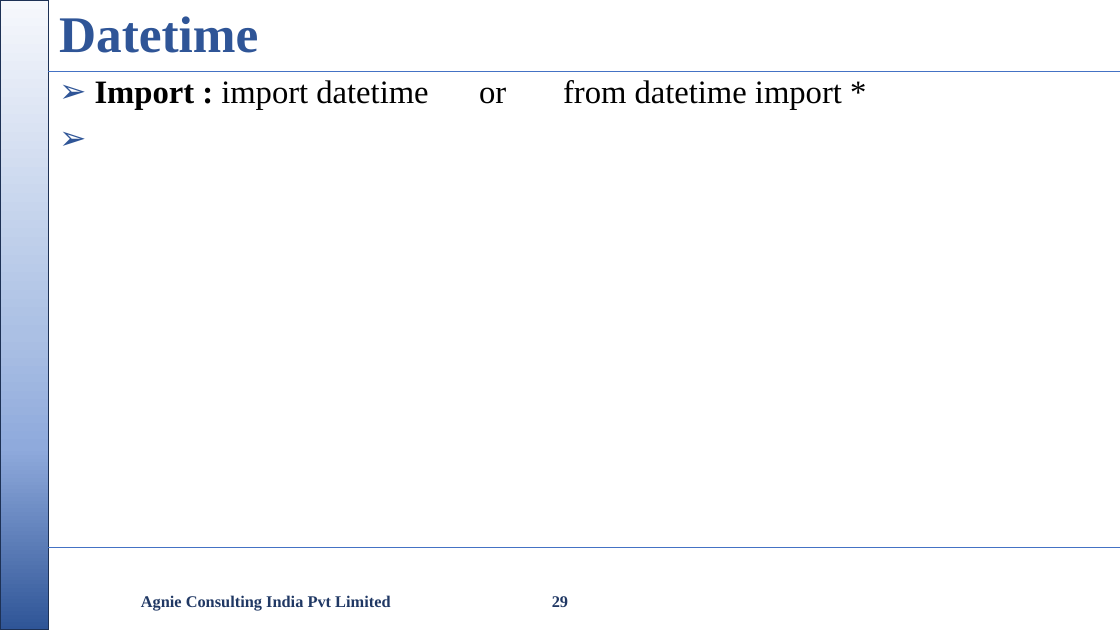
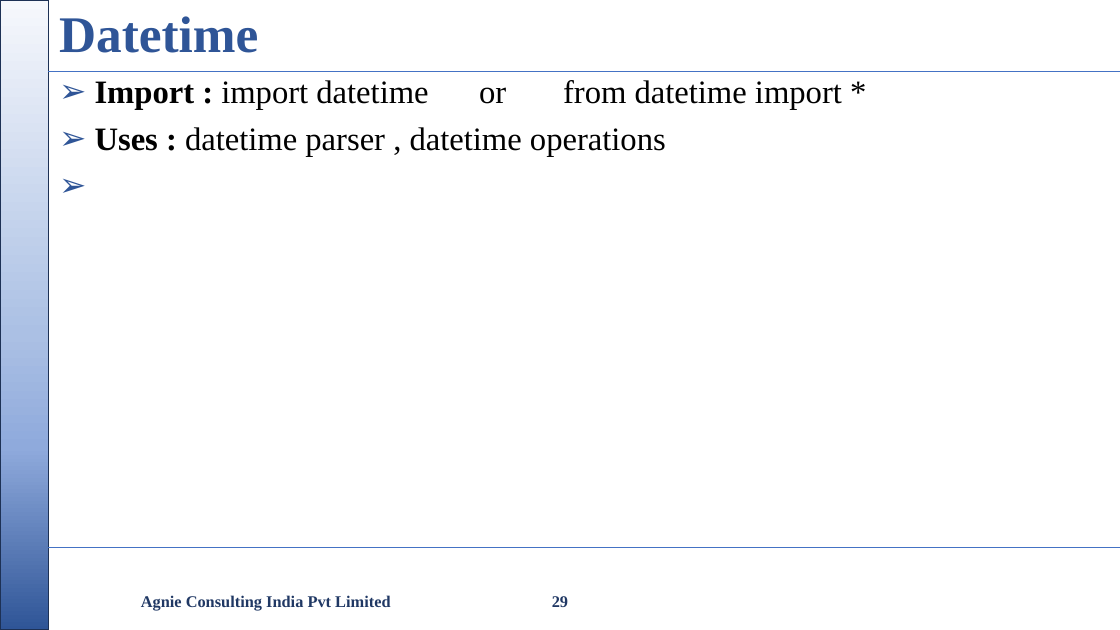
Before and after one commit to nikishdaniel1-del/Python-Cls, a slide deck: slide 29 of python class/Python Class.pptx. Drawn at 1120x630 pixels with LibreOffice and Linux fonts; fonts in the diff are those of the drawing; background and template pictures are left out. Boxes give left, top, right and bottom in pixels: in the first picture for what was removed or moved away, otherwise in the second. Text is boxed around its words. In the diff, an @@ line names an element or a change of style, - is before the commit and + after.

```diff
--- a/python class/Python Class.pptx
+++ b/python class/Python Class.pptx
@@ text at (95,127,666,157): paragraph added @@
+➢ Uses : datetime parser , datetime operations
```
Also in this commit, not shown: 3 other slides changed, 5 other files.
